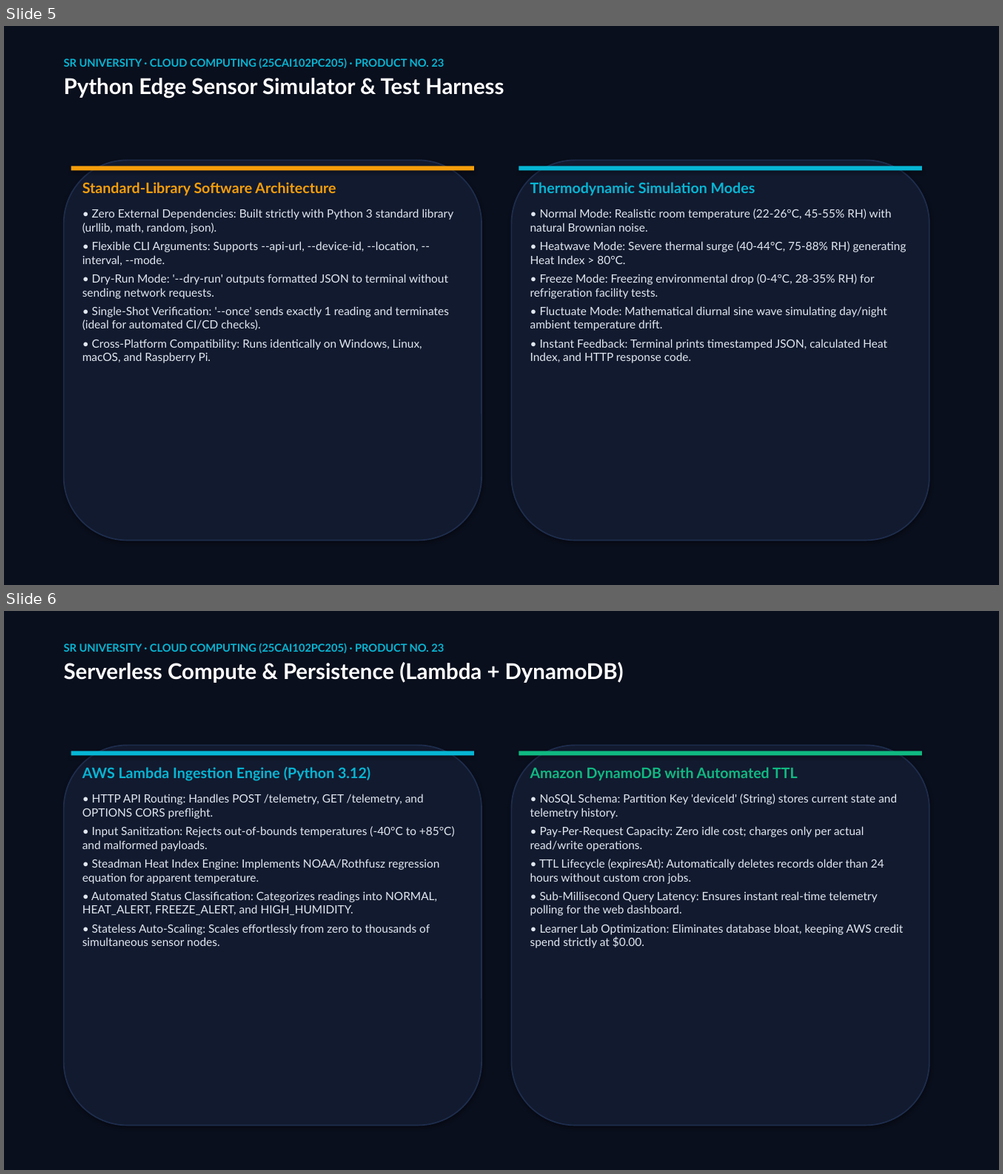
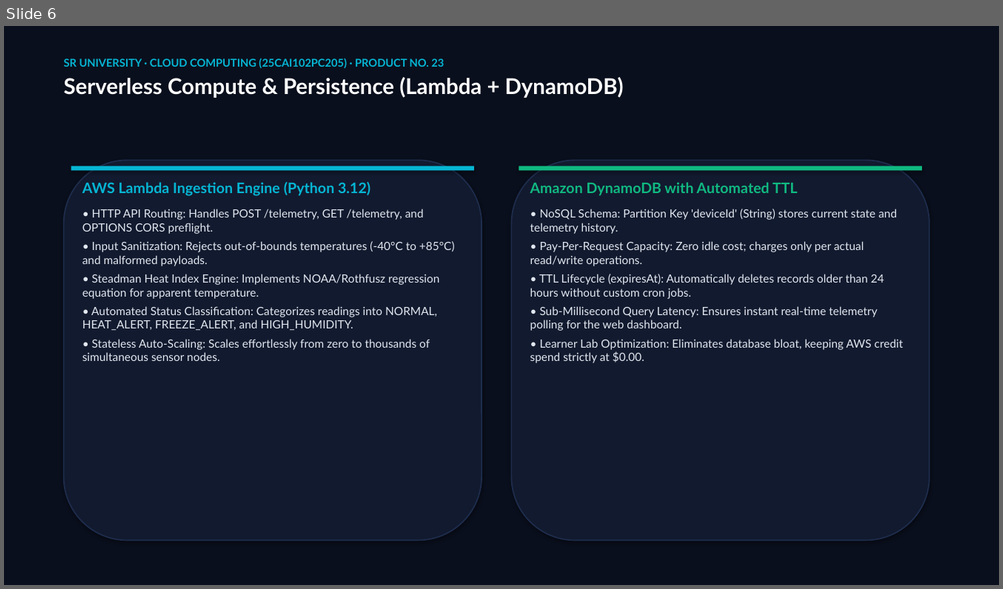
Before and after one commit to yeshwanthkushi25-glitch/envirosense-iot-dashboard, a slide deck: EnviroSense_Master_Presentation.pptx. Shown one above the other, each under a label of ours: slides 5 and 6 before the commit, slide 6 after it. The pictures are 1003x1174 and 1003x589 pixels, drawn with LibreOffice and Linux fonts; fonts in the diff are those of the drawing. Boxes give left, top, right and bottom in pixels: in the first picture for what was removed or moved away, otherwise in the second. Text is boxed around its words. In the diff, an @@ line names an element or a change of style, - is before the commit and + after.

```diff
--- a/EnviroSense_Master_Presentation.pptx
+++ b/EnviroSense_Master_Presentation.pptx
@@ slide 5 removed at <box>4,26,999,585</box>, background #FFFFFF @@
@@ rectangle removed at <box>4,26,999,585</box> @@
@@ text removed at <box>64,58,504,99</box> @@
-SR UNIVERSITY · CLOUD COMPUTING (25CAI102PC205) · PRODUCT NO. 23
-Python Edge Sensor Simulator & Test Harness
@@ rounded rectangle removed at <box>64,160,481,541</box> @@
@@ rectangle removed at <box>71,167,474,171</box> @@
@@ rounded rectangle removed at <box>512,160,929,541</box> @@
@@ rectangle removed at <box>519,167,922,171</box> @@
@@ text removed at <box>82,182,454,363</box> @@
-Standard-Library Software Architecture
-• Zero External Dependencies: Built strictly with Python 3 standard library (urllib, math, random, json).
-• Flexible CLI Arguments: Supports --api-url, --device-id, --location, --interval, --mode.
-• Dry-Run Mode: '--dry-run' outputs formatted JSON to terminal without sending network requests.
-• Single-Shot Verification: '--once' sends exactly 1 reading and terminates (ideal for automated CI/CD checks).
-• Cross-Platform Compatibility: Runs identically on Windows, Linux, macOS, and Raspberry Pi.
@@ text removed at <box>530,182,906,363</box> @@
-Thermodynamic Simulation Modes
-• Normal Mode: Realistic room temperature (22-26°C, 45-55% RH) with natural Brownian noise.
-• Heatwave Mode: Severe thermal surge (40-44°C, 75-88% RH) generating Heat Index > 80°C.
-• Freeze Mode: Freezing environmental drop (0-4°C, 28-35% RH) for refrigeration facility tests.
-• Fluctuate Mode: Mathematical diurnal sine wave simulating day/night ambient temperature drift.
-• Instant Feedback: Terminal prints timestamped JSON, calculated Heat Index, and HTTP response code.
```
Also in this commit, not shown: 1 slide added, 12 other files.
